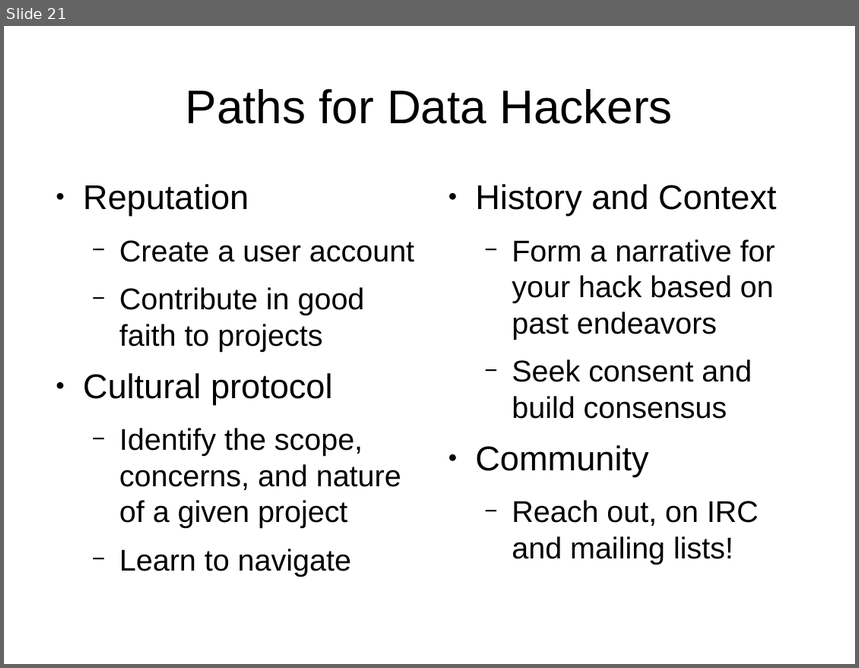
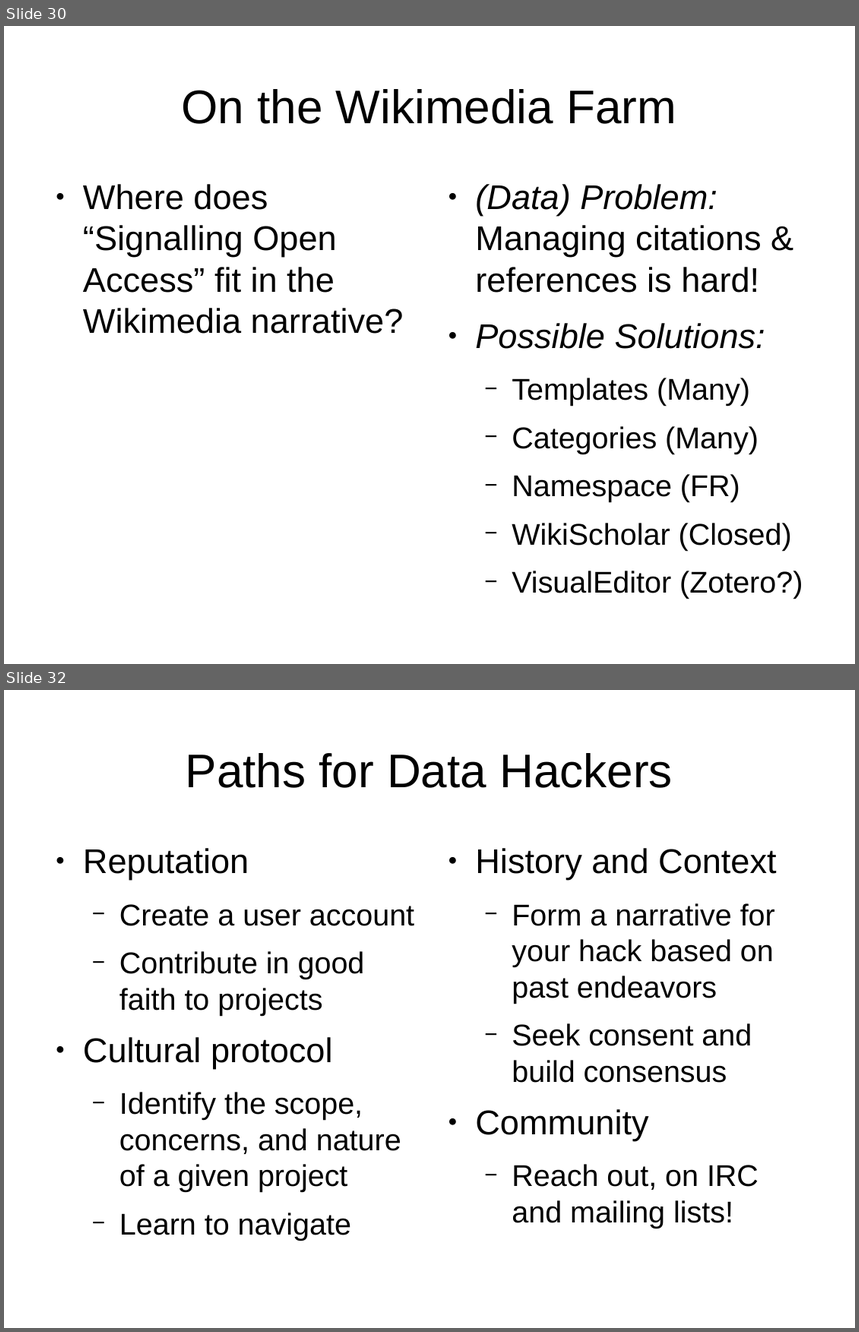
Before and after one commit to wpoa/OA-signalling, a slide deck: csvconf/csvconf_data-hacking_with_wikimedia_projects.odp. Shown one above the other, each under a label of ours: slide 21 before the commit, slides 30 and 32 after it; the slides between them are not shown. The pictures are 859x668 and 859x1332 pixels, drawn with LibreOffice and Linux fonts; fonts in the diff are those of the drawing. Boxes give left, top, right and bottom in pixels: in the first picture for what was removed or moved away, otherwise in the second. Text is boxed around its words. In the diff, an @@ line names an element or a change of style, - is before the commit and + after.

```diff
--- a/csvconf/csvconf_data-hacking_with_wikimedia_projects.odp
+++ b/csvconf/csvconf_data-hacking_with_wikimedia_projects.odp
@@ slide 30 added at (4,26,855,664), background #FFFFFF @@
@@ title added at (182,89,677,124), 44 pt, text #000000 @@
+On the Wikimedia Farm
@@ text added at (83,184,404,334), 32 pt, text #000000 @@
+● Where does “Signalling Open Access” fit in the Wikimedia narrative?
@@ text added at (475,184,803,599), 28 pt, text #000000 @@
+● (Data) Problem: Managing citations & references is hard!
+● Possible Solutions:
+  − Templates (Many)
+  − Categories (Many)
+  − Namespace (FR)
+  − WikiScholar (Closed)
+  − VisualEditor (Zotero?)
@@ what was slide 21 is now slide 32 @@
```
Also in this commit, not shown: 10 other slides added.
